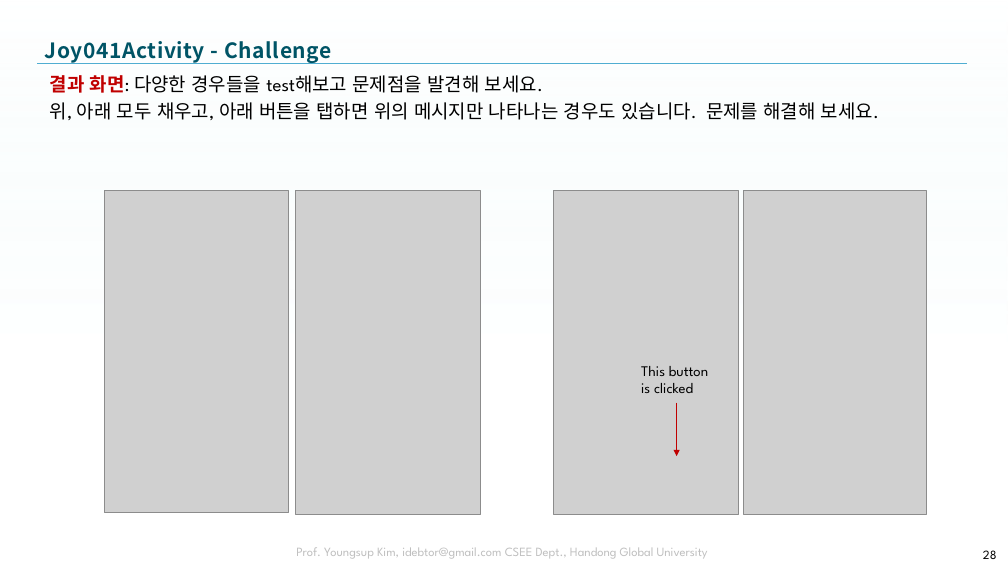
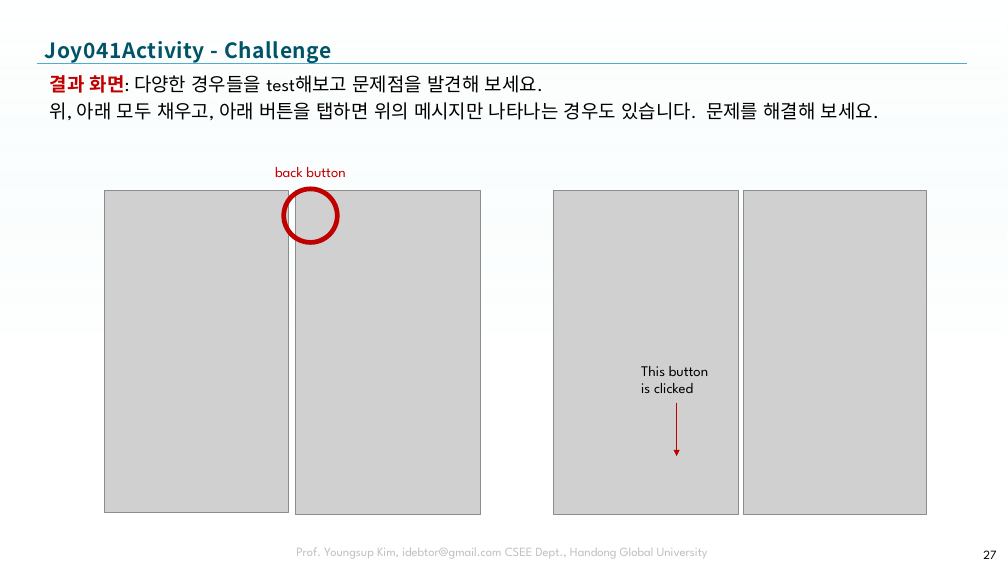
Before and after one commit to tae7841/HuStarAS, a slide deck: slide 27 of ppts/04Activity.pptx (slide 28 before the commit). Drawn at 1008x567 pixels with LibreOffice and Linux fonts; fonts in the diff are those of the drawing; grey boxes stand for pictures; background and template pictures are left out. Boxes give left, top, right and bottom in pixels: in the first picture for what was removed or moved away, otherwise in the second. Text is boxed around its words. In the diff, an @@ line names an element or a change of style, - is before the commit and + after.

```diff
--- a/ppts/04Activity.pptx
+++ b/ppts/04Activity.pptx
@@ text added at <box>275,167,345,177</box>, 14 pt, text #C00000 @@
+back button
@@ ellipse added at <box>284,189,337,243</box>, outline #C00000 4.5 pt @@
@@ page number at <box>983,550,996,559</box>: text changed @@
-28
+27
```
Also in this commit, not shown: 17 other slides changed, 1 slide added, 1 slide removed, 1 other file.
